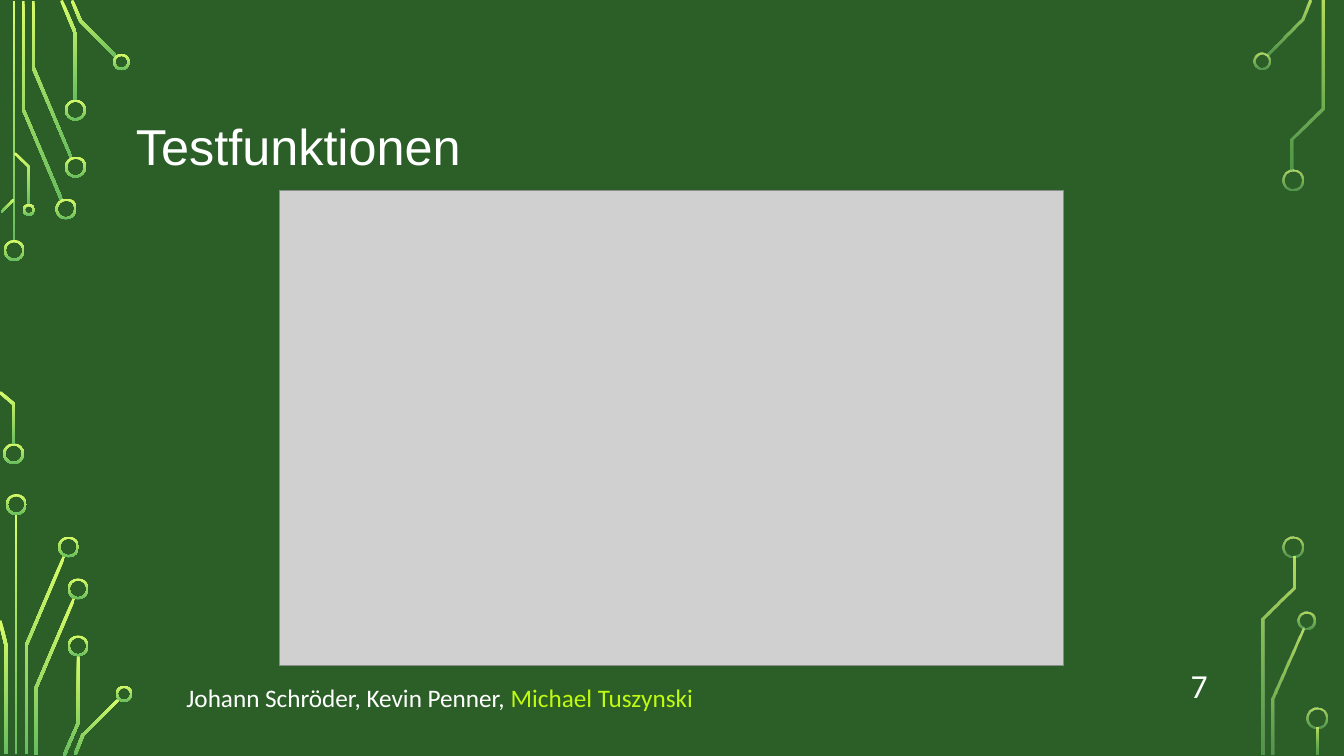
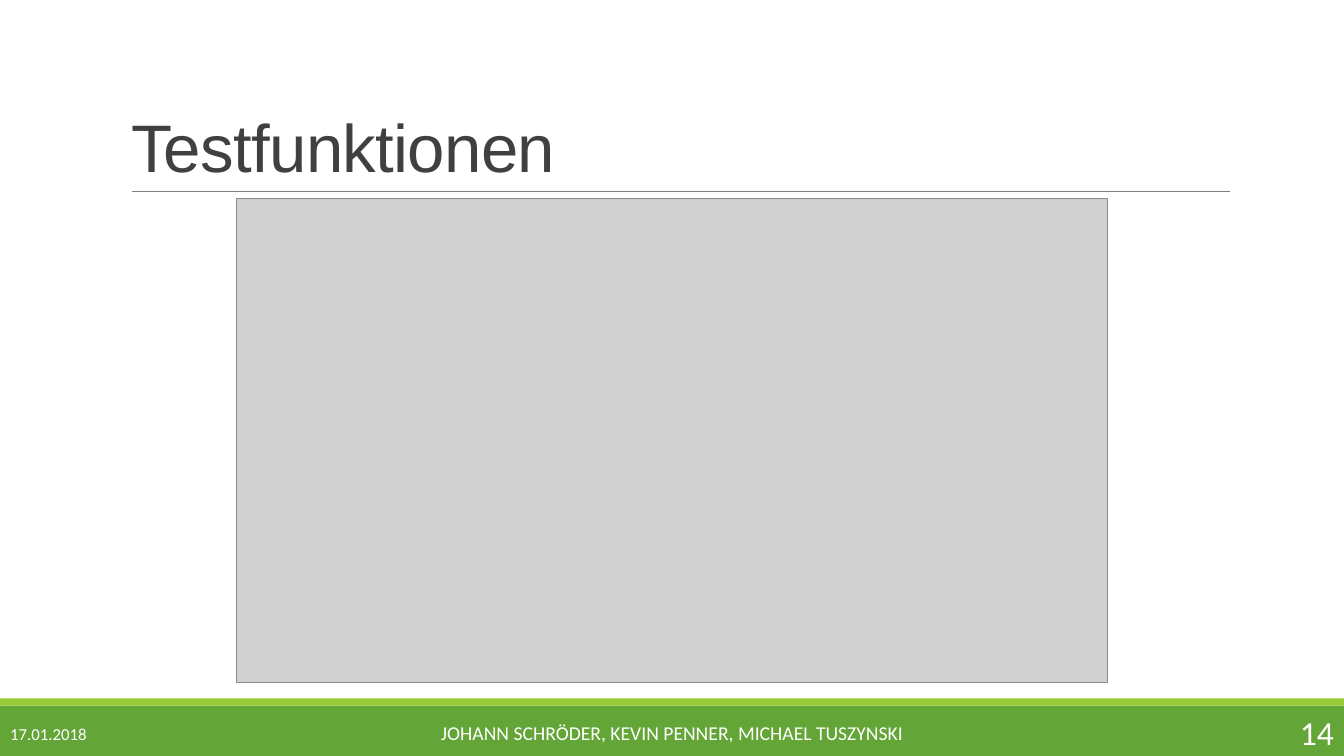
Before and after one commit to jschroeder89/genetic_algorithm, a slide deck: slide 14 of Präsentation/BMO_Genetischer_Algorithmus_JKM.pptx (slide 7 before the commit). Drawn at 1344x756 pixels with LibreOffice and Linux fonts; fonts in the diff are those of the drawing; grey boxes stand for pictures; background and template pictures are left out. Boxes give left, top, right and bottom in pixels: in the first picture for what was removed or moved away, otherwise in the second. Text is boxed around its words. In the diff, an @@ line names an element or a change of style, - is before the commit and + after.

```diff
--- a/Präsentation/BMO_Genetischer_Algorithmus_JKM.pptx
+++ b/Präsentation/BMO_Genetischer_Algorithmus_JKM.pptx
@@ background picture (left out) to #FFFFFF @@
@@ title "Testfunktionen" at (x1=131, y1=123, x2=555, y2=173): size 36 to 48 pt, text colour #FFFFFF to #404040, letter spacing 0 to -0.5 pt; line spacing 0.9 to 0.85; vertical alignment middle to bottom @@
@@ line added from (132, 192) to (1231, 192), #808080 0.5 pt @@
@@ picture resized from (x1=279, y1=191, x2=1064, y2=665) to (x1=237, y1=199, x2=1108, y2=683) @@
@@ page number removed at (x1=1191, y1=676, x2=1208, y2=698) @@
-7
@@ rectangle added at (x1=0, y1=706, x2=1344, y2=756), fill #63A537 @@
@@ rectangle added at (x1=0, y1=699, x2=1344, y2=706), fill #99CB38 @@
@@ text "JOHANN SCHRÖDER, KEVIN PENNER, MICHAEL ..." at (x1=441, y1=724, x2=903, y2=743): vertical alignment top to middle @@
@@ text added at (x1=10, y1=728, x2=86, y2=740), 12 pt, text #FFFFFF @@
+17.01.2018
@@ text at (x1=441, y1=724, x2=903, y2=743): text changed; size 18 to 14 pt @@
-Johann Schröder, Kevin Penner, Michael Tuszynski
+JOHANN SCHRÖDER, KEVIN PENNER, MICHAEL TUSZYNSKI
@@ page number added at (x1=1300, y1=723, x2=1334, y2=745), 24 pt, text #FFFFFF @@
+14
@@ group removed at (x1=0, y1=0, x2=1328, y2=756): 33 freeform shapes, 3 rectangles @@
```
Also in this commit, not shown: 10 other slides changed, 8 slides added, 6 slides removed, 2 other files.
